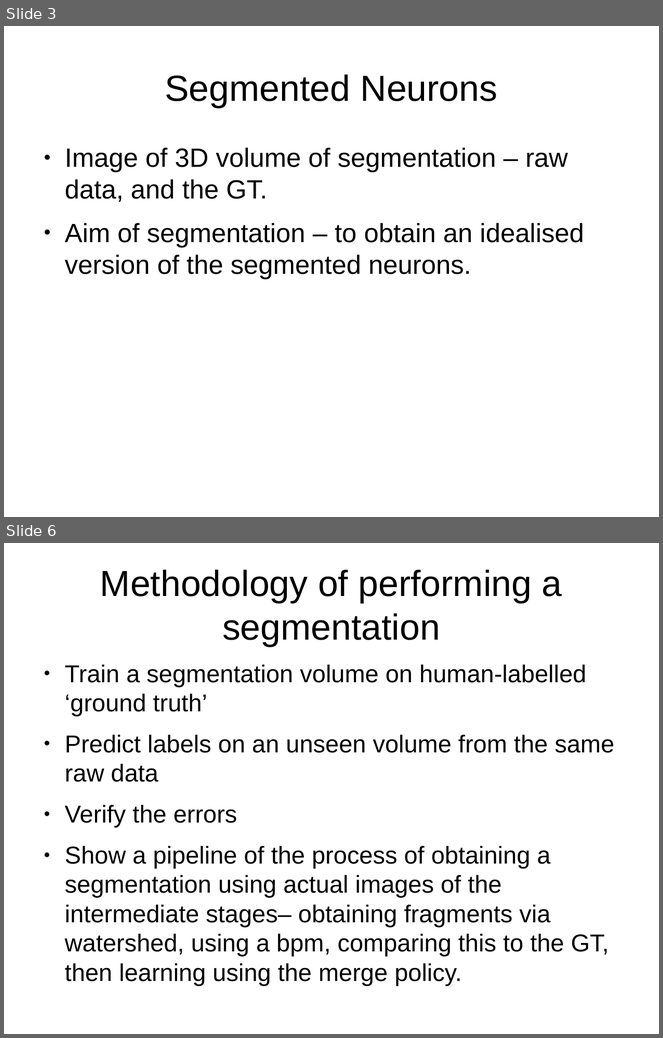
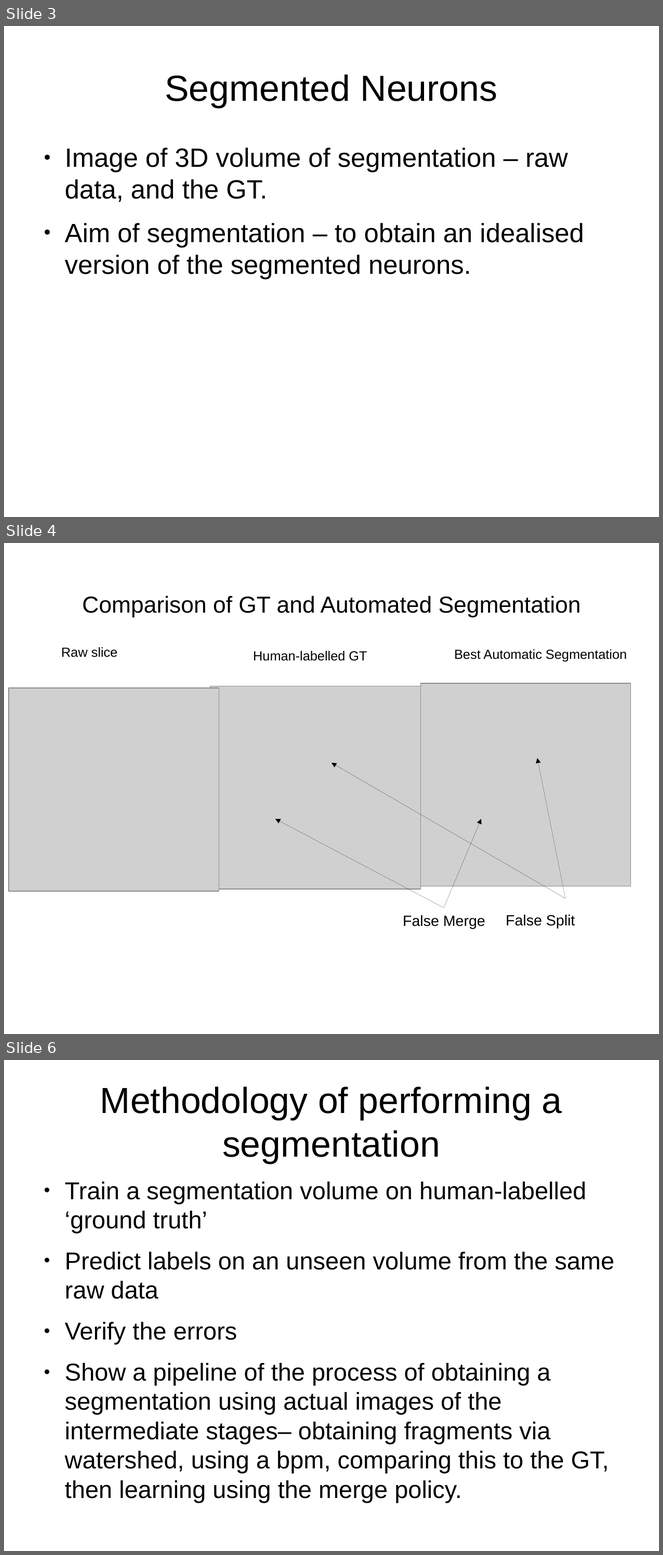
Before and after one commit to JohnnyTeutonic/view_all, a slide deck: Segmentation_Presentation.odp. Shown one above the other, each under a label of ours: slides 3 and 6 before the commit, slides 3, 4 and 6 after it; the slides between them are not shown. The pictures are 663x1038 and 663x1555 pixels, drawn with LibreOffice and Linux fonts; fonts in the diff are those of the drawing; grey boxes stand for pictures. Boxes give left, top, right and bottom in pixels: in the first picture for what was removed or moved away, otherwise in the second. Text is boxed around its words. In the diff, an @@ line names an element or a change of style, - is before the commit and + after.

```diff
--- a/Segmentation_Presentation.odp
+++ b/Segmentation_Presentation.odp
@@ slide 4 added at <box>4,543,659,1034</box>, background #FFFFFF @@
@@ title added at <box>82,596,581,617</box>, 28 pt, text #000000 @@
+Comparison of GT and Automated Segmentation
@@ text added at <box>61,647,118,657</box>, 16 pt, text #000000 @@
+Raw slice
@@ text added at <box>253,651,367,661</box>, 16 pt, text #000000 @@
+Human-labelled GT
@@ text added at <box>454,649,627,662</box>, 16 pt, text #000000 @@
+Best Automatic Segmentation
@@ picture added at <box>9,688,219,891</box> @@
@@ picture added at <box>210,687,421,890</box> @@
@@ picture added at <box>421,683,631,887</box> @@
@@ arrow added from (566, 899) to (538, 758), #000000 0 pt @@
@@ arrow added from (566, 899) to (332, 763), #000000 0 pt @@
@@ arrow added from (444, 908) to (276, 820), #000000 0 pt @@
@@ arrow added from (444, 908) to (481, 820), #000000 0 pt @@
@@ text added at <box>403,915,486,929</box>, 18 pt, text #000000 @@
+False Merge
@@ text added at <box>506,915,575,928</box>, 18 pt, text #000000 @@
+False Split
```
Also in this commit, not shown: 4 slides changed, 3 other slides added, 3 slides removed, 1 other file.
